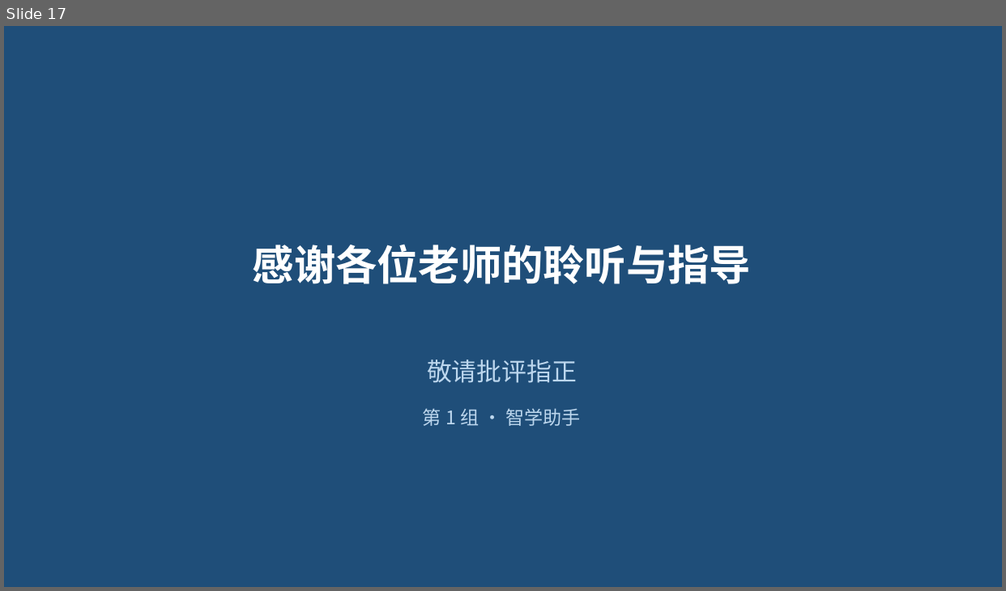
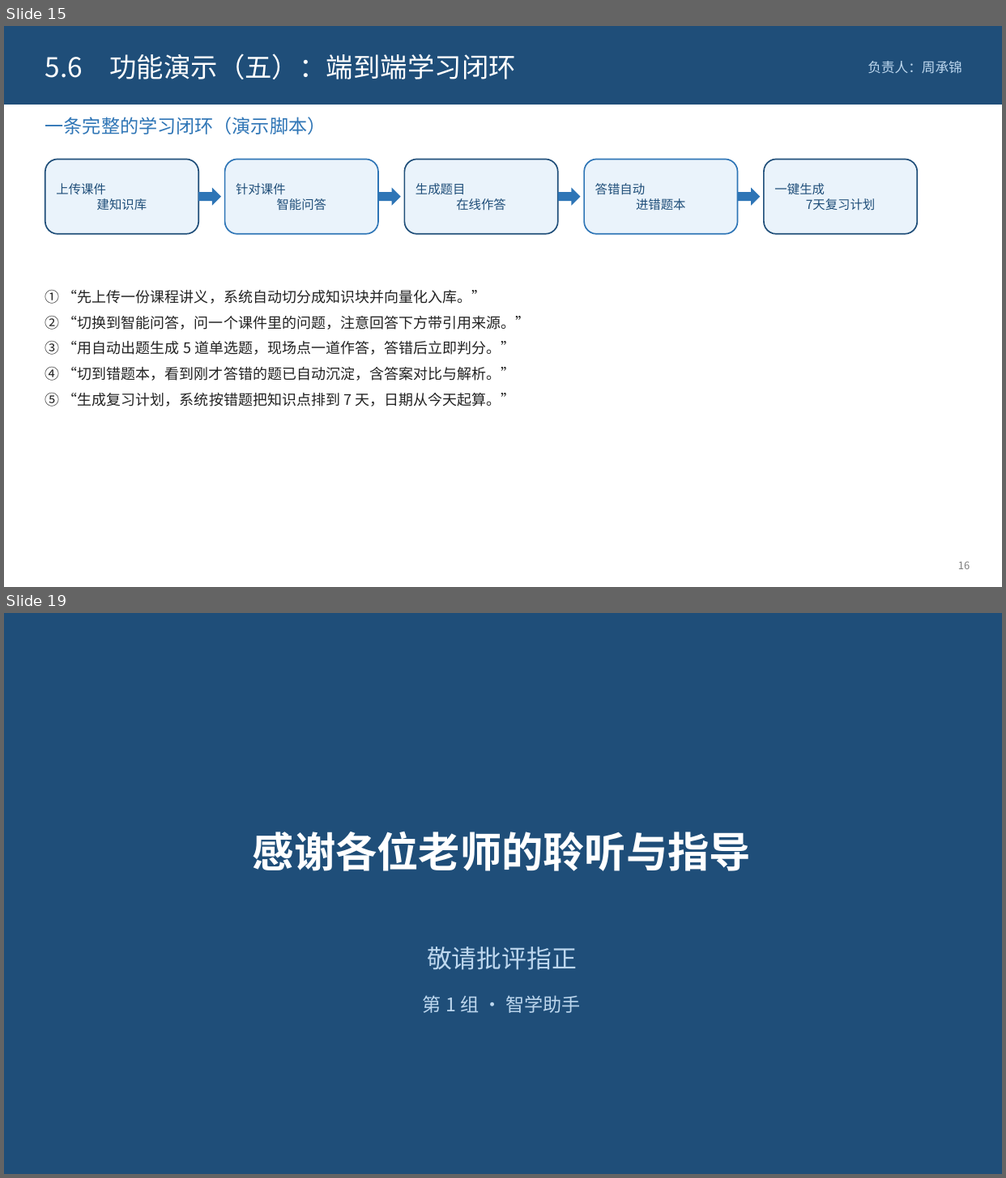
Before and after one commit to xingkongzcj/langchain_agent, a slide deck: defense/智学助手-课程设计答辩.pptx. Shown one above the other, each under a label of ours: slide 17 before the commit, slides 15 and 19 after it; the slides between them are not shown. The pictures are 1006x591 and 1006x1178 pixels, drawn with LibreOffice and Linux fonts; fonts in the diff are those of the drawing. Boxes give left, top, right and bottom in pixels: in the first picture for what was removed or moved away, otherwise in the second. Text is boxed around its words. In the diff, an @@ line names an element or a change of style, - is before the commit and + after.

```diff
--- a/defense/智学助手-课程设计答辩.pptx
+++ b/defense/智学助手-课程设计答辩.pptx
@@ slide 15 added at bbox=[4, 26, 1002, 587], background #FFFFFF @@
@@ rectangle added at bbox=[4, 26, 1002, 105], fill #1F4E79 @@
@@ text added at bbox=[45, 54, 516, 79], 26 pt, text #FFFFFF @@
+5.6 功能演示（五）：端到端学习闭环
@@ text added at bbox=[867, 61, 962, 74], 13 pt, text #BDD7EE @@
+负责人：周承锦
@@ text added at bbox=[45, 117, 326, 135], 18 pt, text #2E75B6 @@
+一条完整的学习闭环（演示脚本）
@@ rounded rectangle added at bbox=[45, 160, 198, 234], fill #EAF3FB, outline #1F4E79 1.3 pt, 12 pt, text #1F4E79 @@
+上传课件
+建知识库
@@ rounded rectangle added at bbox=[225, 160, 378, 234], fill #EAF3FB, outline #2E75B6 1.3 pt, 12 pt, text #1F4E79 @@
+针对课件
+智能问答
@@ rounded rectangle added at bbox=[404, 160, 558, 234], fill #EAF3FB, outline #1F4E79 1.3 pt, 12 pt, text #1F4E79 @@
+生成题目
+在线作答
@@ rounded rectangle added at bbox=[584, 160, 738, 234], fill #EAF3FB, outline #2E75B6 1.3 pt, 12 pt, text #1F4E79 @@
+答错自动
+进错题本
@@ rounded rectangle added at bbox=[764, 160, 918, 234], fill #EAF3FB, outline #1F4E79 1.3 pt, 12 pt, text #1F4E79 @@
+一键生成
+7天复习计划
@@ right arrow added at bbox=[198, 188, 221, 206], fill #2E75B6 @@
@@ right arrow added at bbox=[378, 188, 401, 206], fill #2E75B6 @@
@@ right arrow added at bbox=[558, 188, 581, 206], fill #2E75B6 @@
@@ right arrow added at bbox=[738, 188, 760, 206], fill #2E75B6 @@
@@ text added at bbox=[45, 290, 530, 407], 14 pt, text #222222 @@
+① “先上传一份课程讲义，系统自动切分成知识块并向量化入库。”
+② “切换到智能问答，问一个课件里的问题，注意回答下方带引用来源。”
+③ “用自动出题生成 5 道单选题，现场点一道作答，答错后立即判分。”
+④ “切到错题本，看到刚才答错的题已自动沉淀，含答案对比与解析。”
+⑤ “生成复习计划，系统按错题把知识点排到 7 天，日期从今天起算。”
@@ text added at bbox=[958, 561, 970, 570], 10 pt, text #808080 @@
+16
@@ what was slide 17 is now slide 19 @@
```
Also in this commit, not shown: 6 slides changed, 2 other slides added, 1 slide removed.
